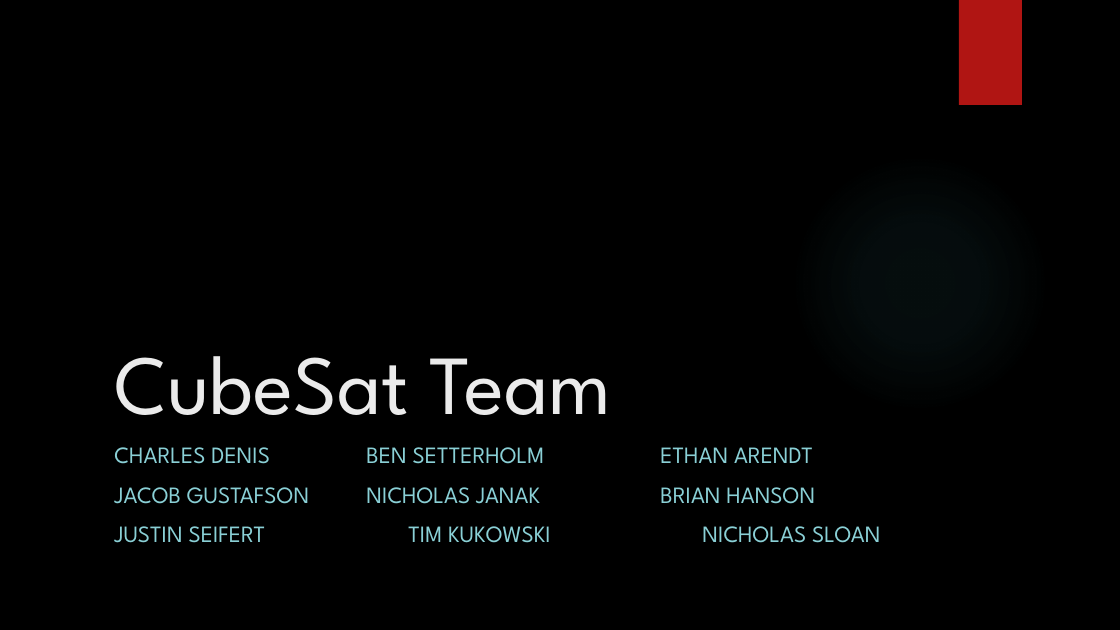
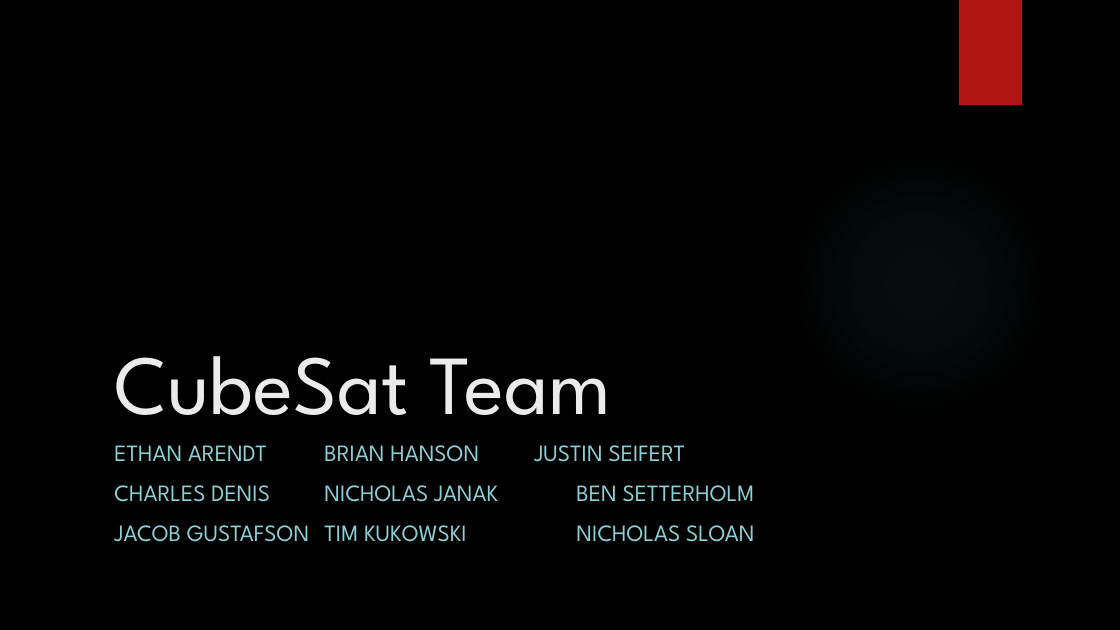
Before and after one commit to HASP-UMN/CubeSat, a slide deck: slide 1 of Presentations/PDR_Presentation.pptx. Drawn at 1120x630 pixels with LibreOffice and Linux fonts; fonts in the diff are those of the drawing; background and template pictures are left out. Boxes give left, top, right and bottom in pixels: in the first picture for what was removed or moved away, otherwise in the second. Text is boxed around its words. In the diff, an @@ line names an element or a change of style, - is before the commit and + after.

```diff
--- a/Presentations/PDR_Presentation.pptx
+++ b/Presentations/PDR_Presentation.pptx
@@ subtitle at (x1=114, y1=445, x2=754, y2=542): text changed @@
-CHARLES DENIS BEN SETTERHOLM ETHAN ARENDT
-JACOB GUSTAFSON NICHOLAS JANAK BRIAN HANSON
-JUSTIN SEIFERT TIM KUKOWSKI NICHOLAS SLOAN
+ETHAN ARENDT BRIAN HANSON JUSTIN SEIFERT
+CHARLES DENIS NICHOLAS JANAK BEN SETTERHOLM
+JACOB GUSTAFSON TIM KUKOWSKI NICHOLAS SLOAN
```
Also in this commit, not shown: 13 other slides changed, 3 slides added, 1 slide removed, 1 other file.
